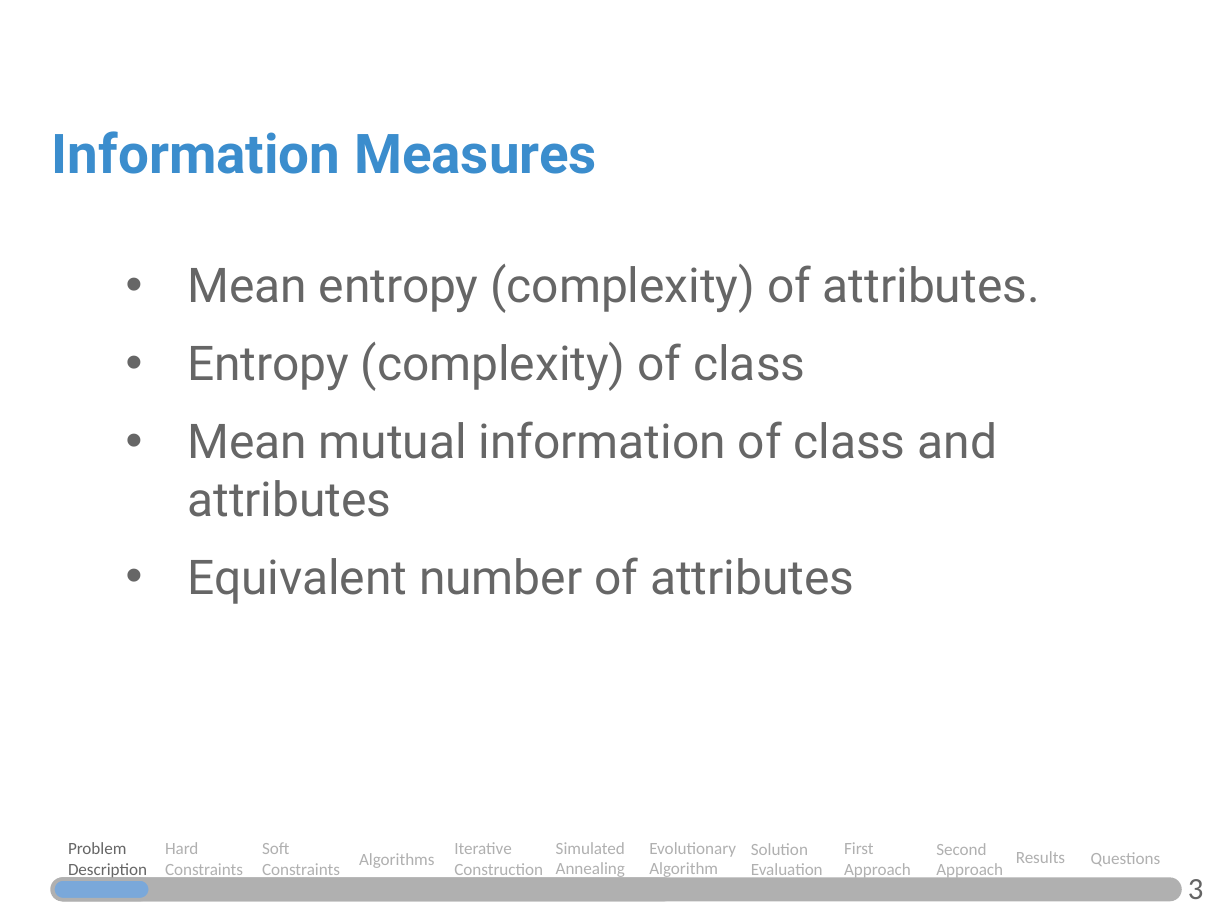
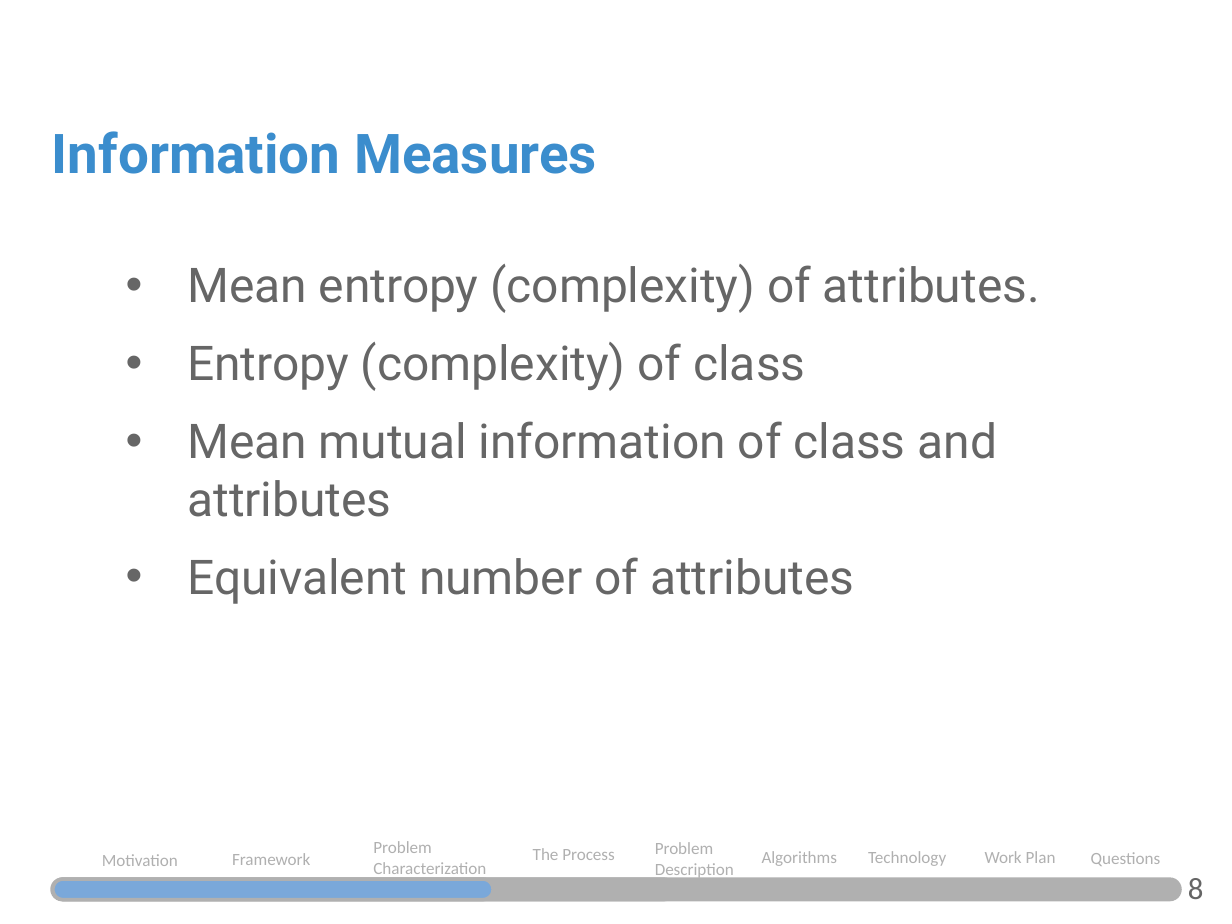
Before and after one commit to JosePedroMarques/DMMarket, a slide deck: slide 9 of SSIM-Intermediate.pptx. Drawn at 1232x924 pixels with LibreOffice and Linux fonts; fonts in the diff are those of the drawing. Boxes give left, top, right and bottom in pixels: in the first picture for what was removed or moved away, otherwise in the second. Text is boxed around its words. In the diff, an @@ line names an element or a change of style, - is before the commit and + after.

```diff
--- a/SSIM-Intermediate.pptx
+++ b/SSIM-Intermediate.pptx
@@ text "Problem Description" moved from (x1=68, y1=842, x2=147, y2=880) to (x1=655, y1=842, x2=734, y2=880) @@
@@ text "Problem Description" at (x1=655, y1=842, x2=734, y2=880): text colour #666666 to #B0B0B0 @@
@@ text added at (x1=102, y1=854, x2=178, y2=866), 10 pt, text #B0B0B0 @@
+Motivation
@@ text removed at (x1=165, y1=842, x2=243, y2=880) @@
-Hard Constraints
@@ text added at (x1=232, y1=853, x2=310, y2=865), 10 pt, text #B0B0B0 @@
+Framework
@@ text removed at (x1=262, y1=842, x2=340, y2=880) @@
-Soft Constraints
@@ text added at (x1=373, y1=841, x2=486, y2=879), 10 pt, text #B0B0B0 @@
+Problem Characterization
@@ text removed at (x1=454, y1=842, x2=543, y2=880) @@
-Iterative Construction
@@ text added at (x1=533, y1=848, x2=614, y2=860), 10 pt, text #B0B0B0 @@
+The Process
@@ text removed at (x1=556, y1=842, x2=625, y2=879) @@
-Simulated Annealing
@@ text removed at (x1=649, y1=842, x2=736, y2=879) @@
-Evolutionary Algorithm
@@ text removed at (x1=751, y1=843, x2=823, y2=880) @@
-Solution Evaluation
@@ text "Algorithms" moved from (x1=359, y1=853, x2=435, y2=868) to (x1=762, y1=851, x2=838, y2=866) @@
@@ text removed at (x1=844, y1=842, x2=911, y2=880) @@
-First Approach
@@ text added at (x1=868, y1=851, x2=946, y2=866), 10 pt, text #B0B0B0 @@
+Technology
@@ text removed at (x1=936, y1=843, x2=1003, y2=880) @@
-Second Approach
@@ text added at (x1=985, y1=851, x2=1056, y2=863), 10 pt, text #B0B0B0 @@
+Work Plan
@@ text removed at (x1=1016, y1=851, x2=1065, y2=863) @@
-Results
@@ rounded rectangle resized from (x1=53, y1=880, x2=150, y2=901) to (x1=53, y1=880, x2=493, y2=901) @@
@@ text at (x1=1188, y1=878, x2=1204, y2=899): text changed @@
-3
+8
```
Also in this commit, not shown: 11 other slides changed, 2 slides added, 2 slides removed, 1 other file.
